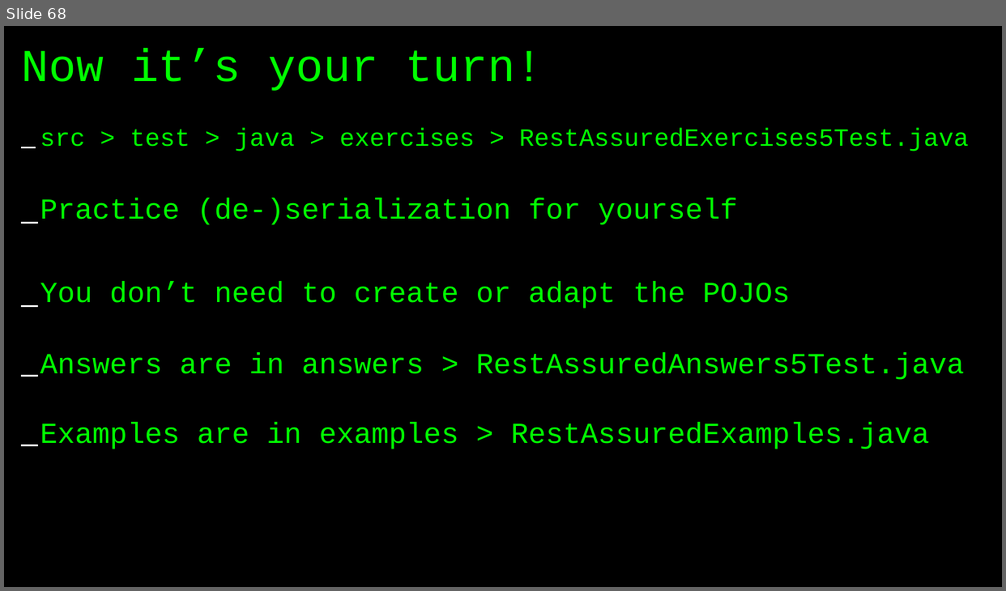
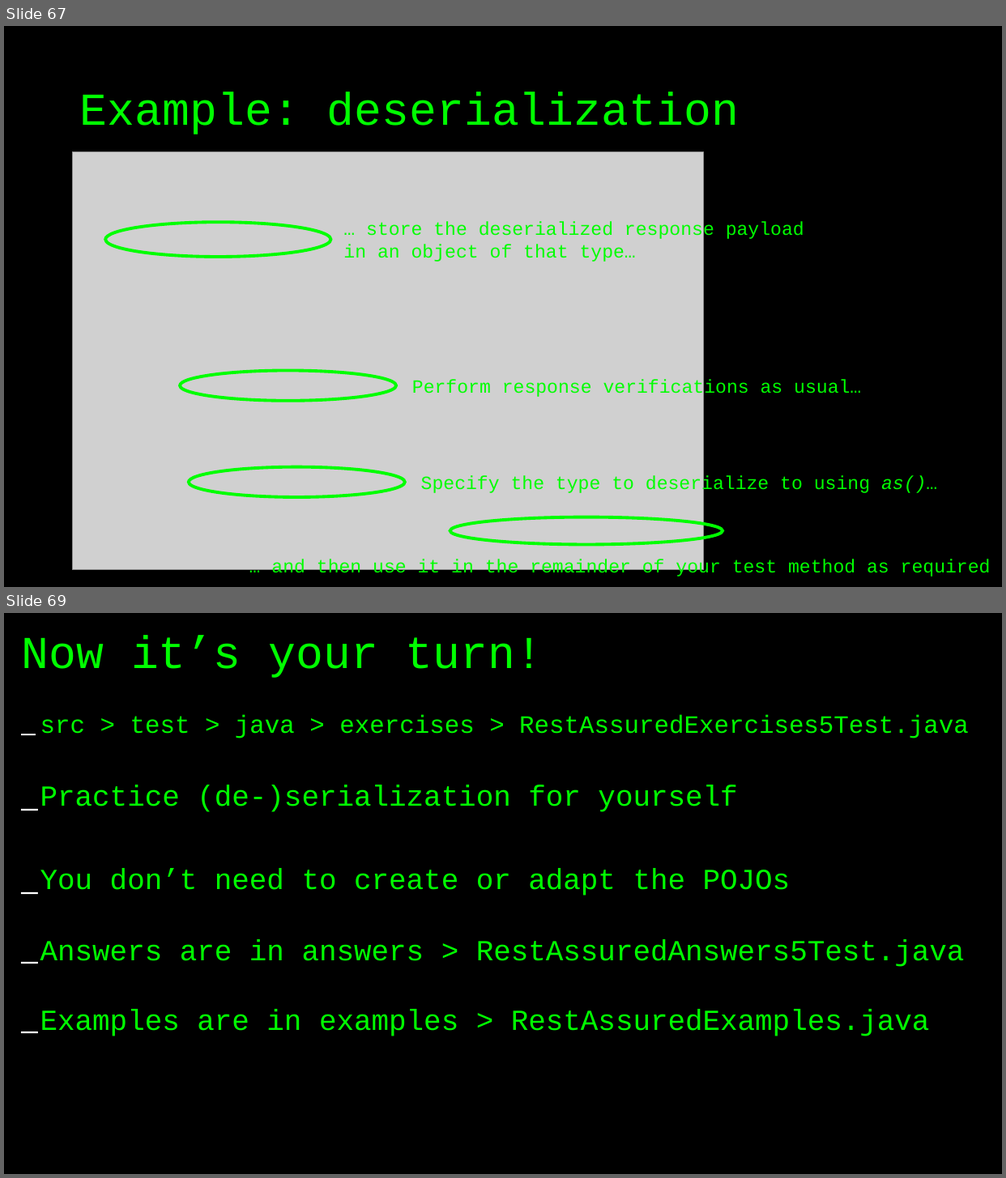
Before and after one commit to basdijkstra/rest-assured-workshop, a slide deck: RestAssuredWorkshop.odp. Shown one above the other, each under a label of ours: slide 68 before the commit, slides 67 and 69 after it; the slides between them are not shown. The pictures are 1006x591 and 1006x1178 pixels, drawn with LibreOffice and Linux fonts; fonts in the diff are those of the drawing; grey boxes stand for pictures. Boxes give left, top, right and bottom in pixels: in the first picture for what was removed or moved away, otherwise in the second. Text is boxed around its words. In the diff, an @@ line names an element or a change of style, - is before the commit and + after.

Commit message:
Update slides, examples and answers with additional deserialization syntax example

```diff
--- a/RestAssuredWorkshop.odp
+++ b/RestAssuredWorkshop.odp
@@ slide 67 added at <box>4,26,1002,587</box>, background #000000 @@
@@ title added at <box>80,92,739,135</box>, 44 pt, text #00FF00 @@
+Example: deserialization
@@ picture added at <box>73,152,704,570</box> @@
@@ freeform shape added at <box>106,222,331,257</box>, outline #00FF00 3 pt @@
@@ text added at <box>343,222,804,262</box>, 18 pt, text #00FF00 @@
+… store the deserialized response payload in an object of that type…
@@ freeform shape added at <box>180,371,396,401</box>, outline #00FF00 3 pt @@
@@ text added at <box>412,379,861,399</box>, 18 pt, text #00FF00 @@
+Perform response verifications as usual…
@@ freeform shape added at <box>189,467,405,497</box>, outline #00FF00 3 pt @@
@@ text added at <box>421,476,937,495</box>, 18 pt, text #00FF00 @@
+Specify the type to deserialize to using as()…
@@ freeform shape added at <box>450,517,722,544</box>, outline #00FF00 3 pt @@
@@ text added at <box>271,559,991,578</box>, 18 pt, text #00FF00 @@
+… and then use it in the remainder of your test method as required
@@ what was slide 68 is now slide 69 @@
```
Also in this commit, not shown: 1 slide changed, 4 other files.
